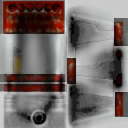
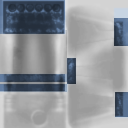
The second 128px x 128px image is a revision of the first. Changes to its layers:
added layer "Hintergrund-Kopie#2" above "Hintergrund-Kopie#3" over [0, 0, 128, 128]
added layer "Hintergrund-Kopie#3" above "Hintergrund-Kopie#1" over [0, 0, 128, 128]
added layer "Hintergrund-Kopie#1" above "Hintergrund-Kopie" over [0, 0, 128, 128]
added layer "Hintergrund-Kopie" above "Hintergrund" over [0, 0, 128, 128]
